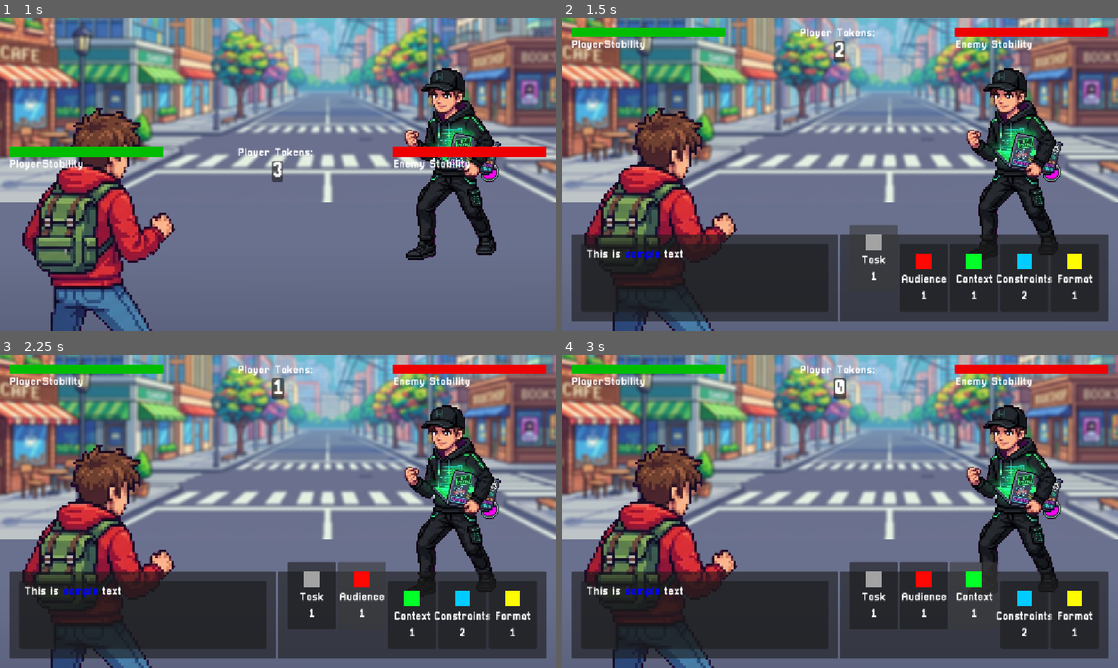
Above: before the commit, frames 1-4 (two rows, left to right).
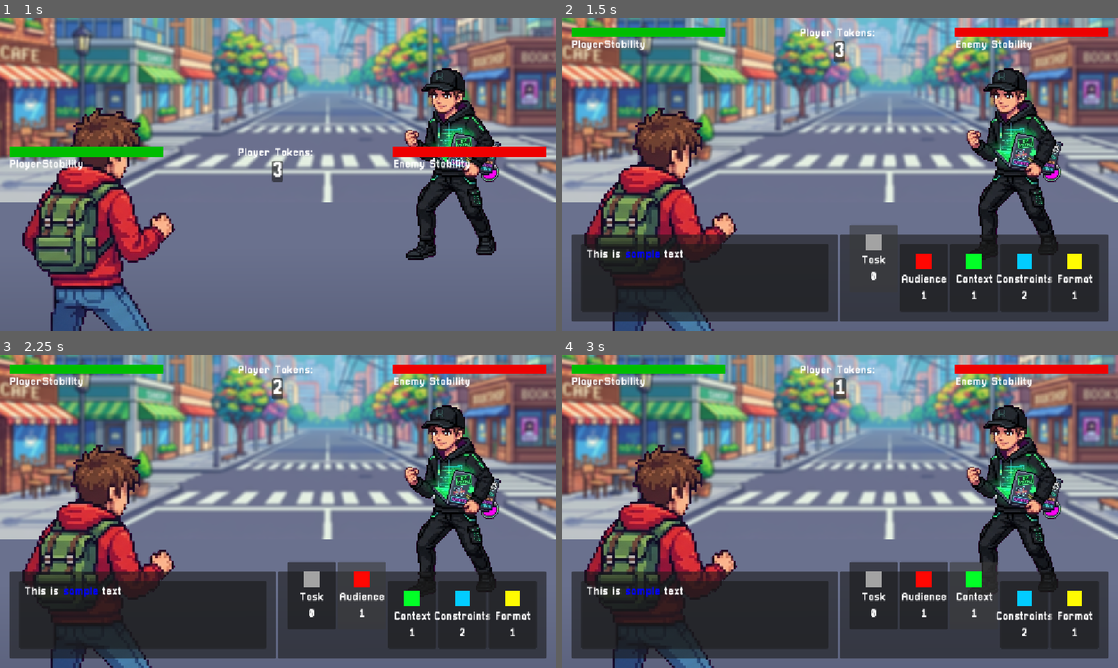
Above: after the commit, the same moments.

Repository: joshuaclarkuk/prompt-master
Game: Godot game, scene res://Scenes/Battle/battle_screen.tscn
The game is run twice, just before and just after one commit, with the same random seed, the same clock (stepped at 60 frames per second) and the same inputs.
Inputs (mouse positions are in pixels of both pictures, inside the frame that each line leads up to):
- Up to frame 1 (1 s): no input
- Up to frame 2 (1.5 s): click (873, 277) at 1.25 s
- Up to frame 3 (2.25 s): click (361, 614) at 2 s
- Up to frame 4 (3 s): click (973, 614) at 2.75 s

Frame 1 is identical in both runs. In frame 2, less than 0.1% of the frame differs, in the area x 49-57%, y 9-84%; in frame 3, less than 0.1%, in the area x 48-57%, y 7-84%; in frame 4, less than 0.1%.

Commit message:
Further converted the prompt types to component types and got the token counter updating as and when cards are selected. I need to make clicking on the card only work if there are enough tokens, however

Diff:
--- a/Resources/ComponentTypes/component_res_task.tres
+++ b/Resources/ComponentTypes/component_res_task.tres
@@ -7,5 +7,4 @@
 script = ExtResource("1_8q150")
 component_texture = ExtResource("1_vmc23")
 component_title = "Task"
-component_cost = 1
 metadata/_custom_type_script = "uid://cw61m8h55p18s"
--- a/Scripts/Battle/battle_manager.gd
+++ b/Scripts/Battle/battle_manager.gd
@@ -3,8 +3,14 @@
 @export_category("Required Nodes")
 @export var battle_interface_node: BattleInterface = null
 
-var player_tokens: int = 3
-var enemy_tokens: int = 3
+@export_category("Battle Variables")
+var max_stability_player: int = 100
+var max_stability_enemy: int = 100
+var max_tokens_player: int = 5
+
+var current_stability_player: int = 0
+var current_stability_enemy: int = 0
+var curret_tokens_player: int = 3
 
 var is_battle_active: bool = false
 
@@ -12,18 +18,20 @@
 func _ready() -> void:
 	EventBus.on_component_pressed.connect(handle_component_pressed)
 
+	current_stability_player = max_stability_player
+
 	update_battle_interface()
 
 
 func update_battle_interface() -> void:
-	battle_interface_node.update_token_display(player_tokens)
+	battle_interface_node.update_token_display(curret_tokens_player)
 
 
 func handle_component_pressed(component: ComponentResBase, is_selected: bool) -> void:
 	if is_selected:
-		player_tokens -= component.component_cost
+		curret_tokens_player -= component.component_cost
 	else:
-		player_tokens += component.component_cost
+		curret_tokens_player += component.component_cost
 
 	update_battle_interface()
 
